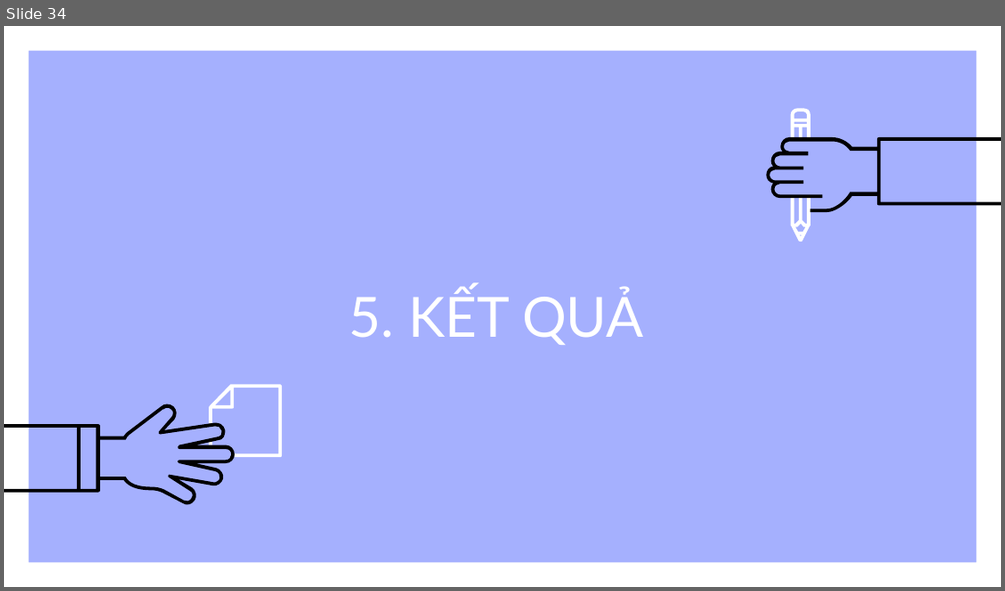
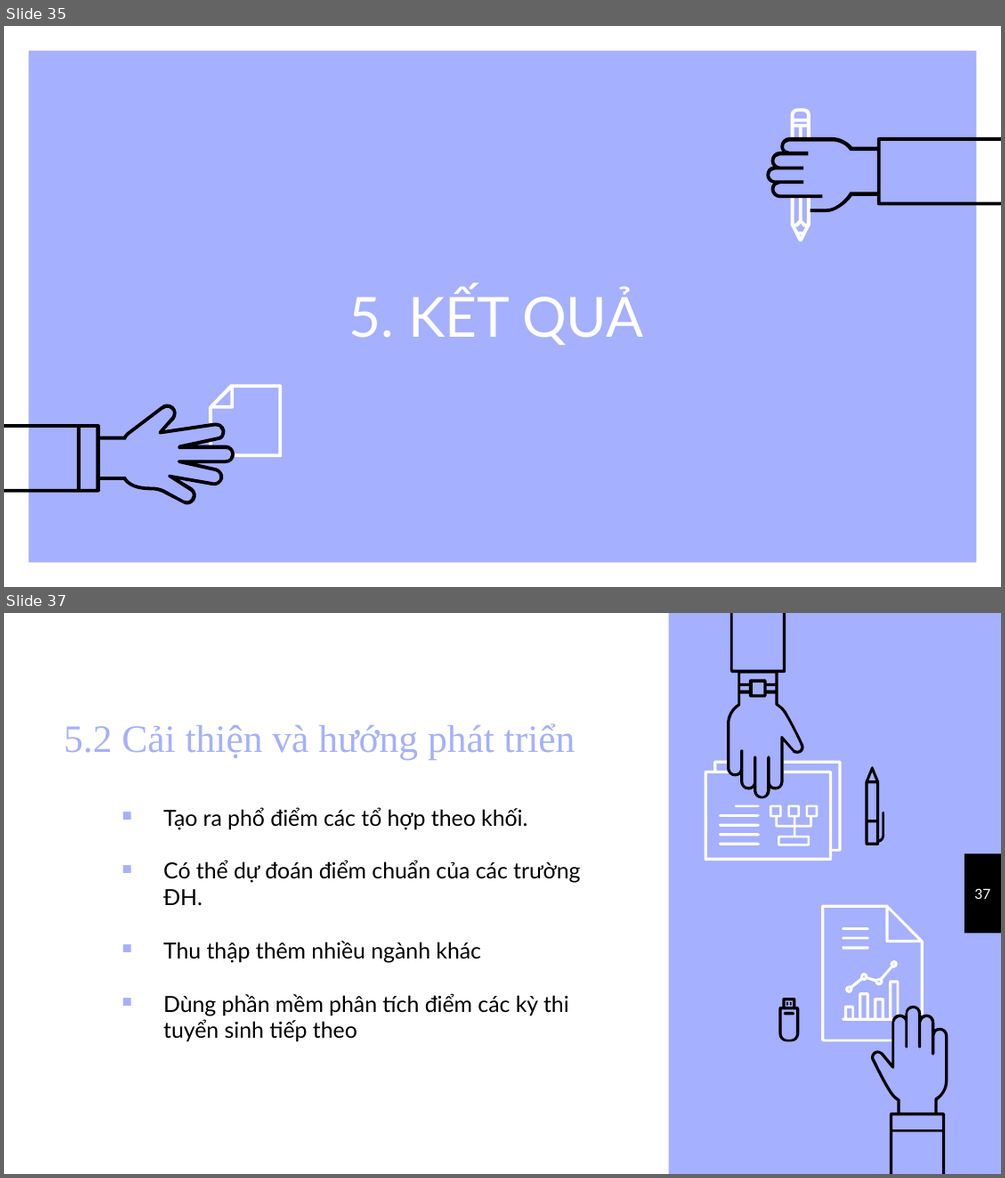
Before and after one commit to ha-duc-hai/Phan-tich-diem-thi-DH, a slide deck: Báo cáo KTPM.pptx. Shown one above the other, each under a label of ours: slide 34 before the commit, slides 35 and 37 after it; the slides between them are not shown. The pictures are 1005x591 and 1005x1178 pixels, drawn with LibreOffice and Linux fonts; fonts in the diff are those of the drawing. Boxes give left, top, right and bottom in pixels: in the first picture for what was removed or moved away, otherwise in the second. Text is boxed around its words. In the diff, an @@ line names an element or a change of style, - is before the commit and + after.

```diff
--- a/Báo cáo KTPM.pptx
+++ b/Báo cáo KTPM.pptx
@@ slide 37 added at (x1=4, y1=613, x2=1001, y2=1174), background #A5B0FE @@
@@ rectangle added at (x1=4, y1=613, x2=669, y2=1173), fill #FFFFFF @@
@@ group added at (x1=704, y1=613, x2=884, y2=860): 9 freeform shapes @@
@@ title added at (x1=64, y1=723, x2=575, y2=760), 28 pt, text #A5B0FE @@
+5.2 Cải thiện và hướng phát triển
@@ text added at (x1=163, y1=807, x2=580, y2=1042), 16 pt, text #000000 @@
+  ￭ Tạo ra phổ điểm các tổ hợp theo khối.
+  ￭ Có thể dự đoán điểm chuẩn của các trường ĐH.
+  ￭ Thu thập thêm nhiều ngành khác
+  ￭ Dùng phần mềm phân tích điểm các kỳ thi tuyển sinh tiếp theo
@@ rectangle added at (x1=964, y1=854, x2=1001, y2=934), fill #000000 @@
@@ page number added at (x1=974, y1=888, x2=990, y2=899), 10 pt, text #FFFFFF @@
+37
@@ group added at (x1=778, y1=905, x2=948, y2=1174): 11 freeform shapes @@
@@ what was slide 34 is now slide 35 @@
```
Also in this commit, not shown: 7 slides changed, 1 other slide added, 2 other files.
